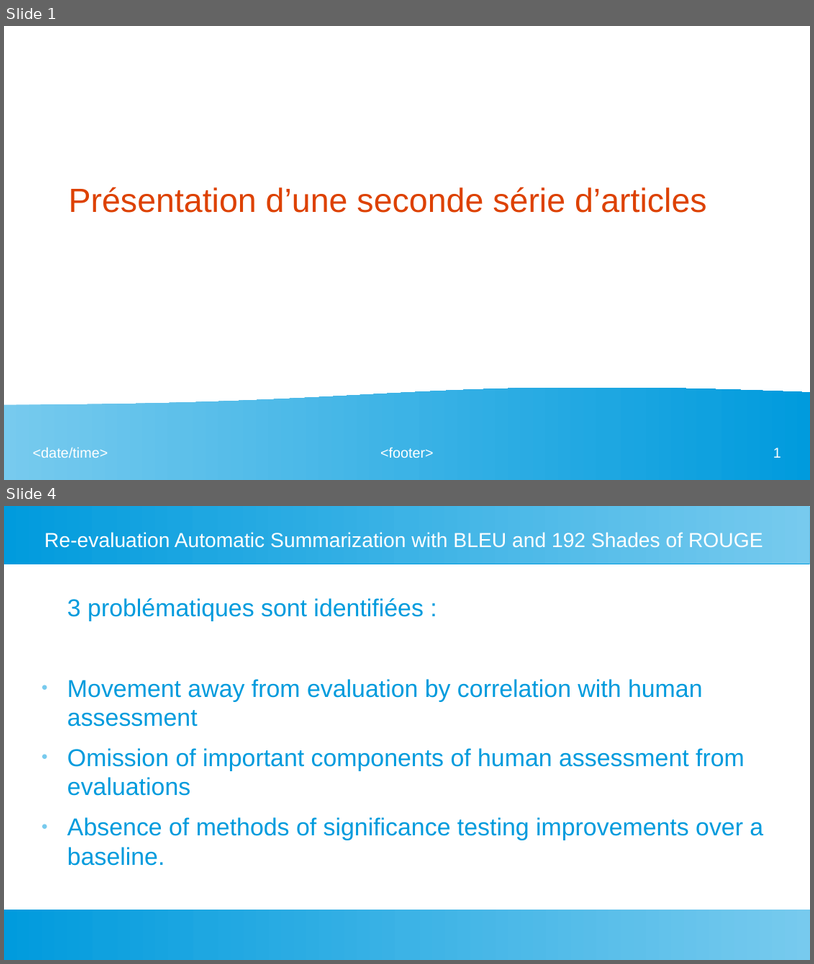
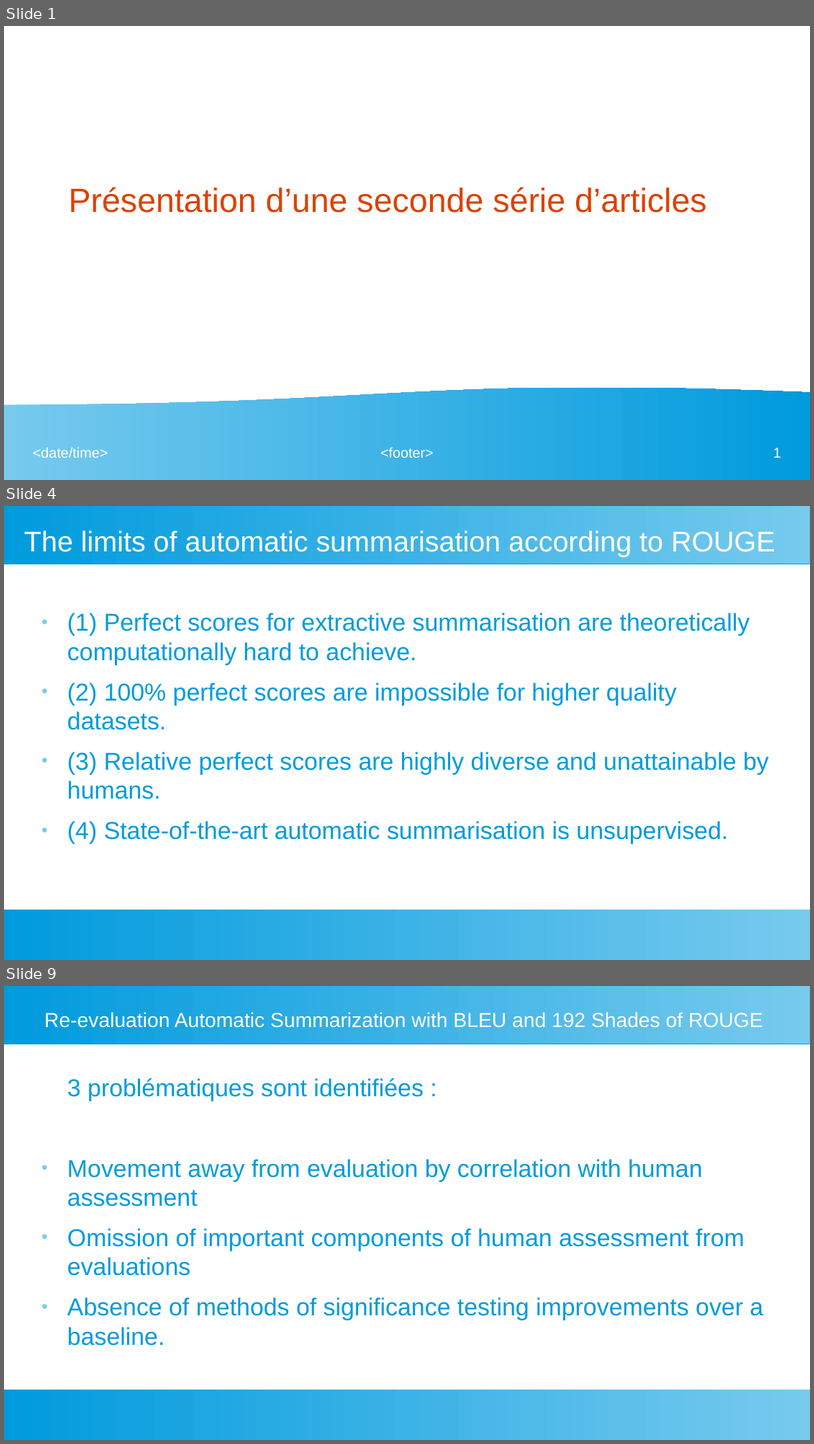
Before and after one commit to fannybachey/stage_2024, a slide deck: presentation/presentation_2.odp. Shown one above the other, each under a label of ours: slides 1 and 4 before the commit, slides 1, 4 and 9 after it; the slides between them are not shown. The pictures are 814x964 and 814x1444 pixels, drawn with LibreOffice and Linux fonts; fonts in the diff are those of the drawing. Boxes give left, top, right and bottom in pixels: in the first picture for what was removed or moved away, otherwise in the second. Text is boxed around its words. In the diff, an @@ line names an element or a change of style, - is before the commit and + after.

```diff
--- a/presentation/presentation_2.odp
+++ b/presentation/presentation_2.odp
@@ slide 4 added at (4, 506, 810, 960), background #FFFFFF; not listed: 2 template elements that a slide beside it also shows @@
@@ title added at (24, 530, 776, 557), 28 pt, text #FFFFFF @@
+The limits of automatic summarisation according to ROUGE
@@ text added at (67, 613, 769, 844), 24 pt, text #009BDD @@
+● (1) Perfect scores for extractive summarisation are theoretically computationally hard to achieve.
+● (2) 100% perfect scores are impossible for higher quality datasets.
+● (3) Relative perfect scores are highly diverse and unattainable by humans.
+● (4) State-of-the-art automatic summarisation is unsupervised.
@@ what was slide 4 is now slide 9 @@
```
Also in this commit, not shown: 4 slides changed, 10 other slides added, 1 slide removed.
